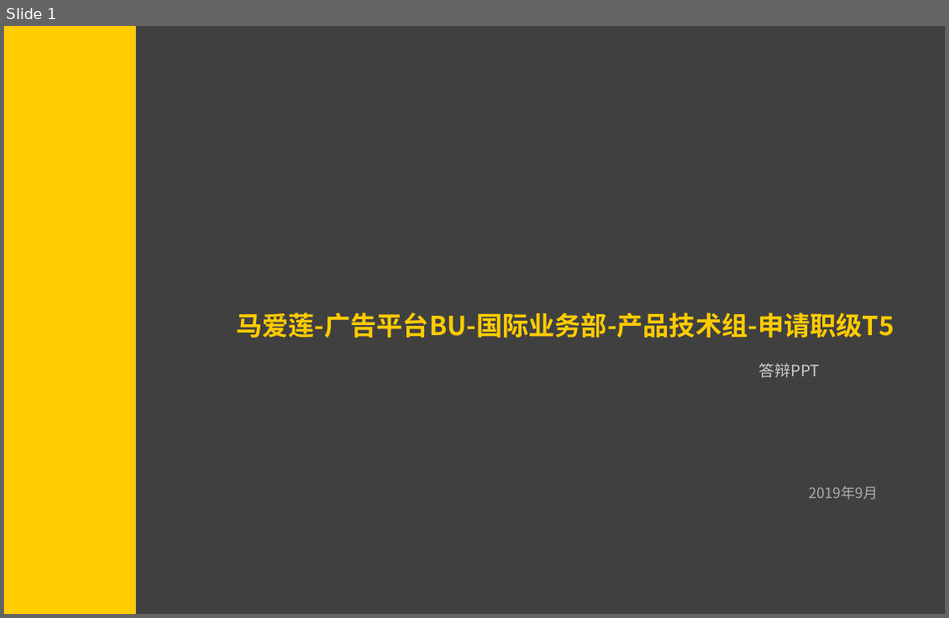
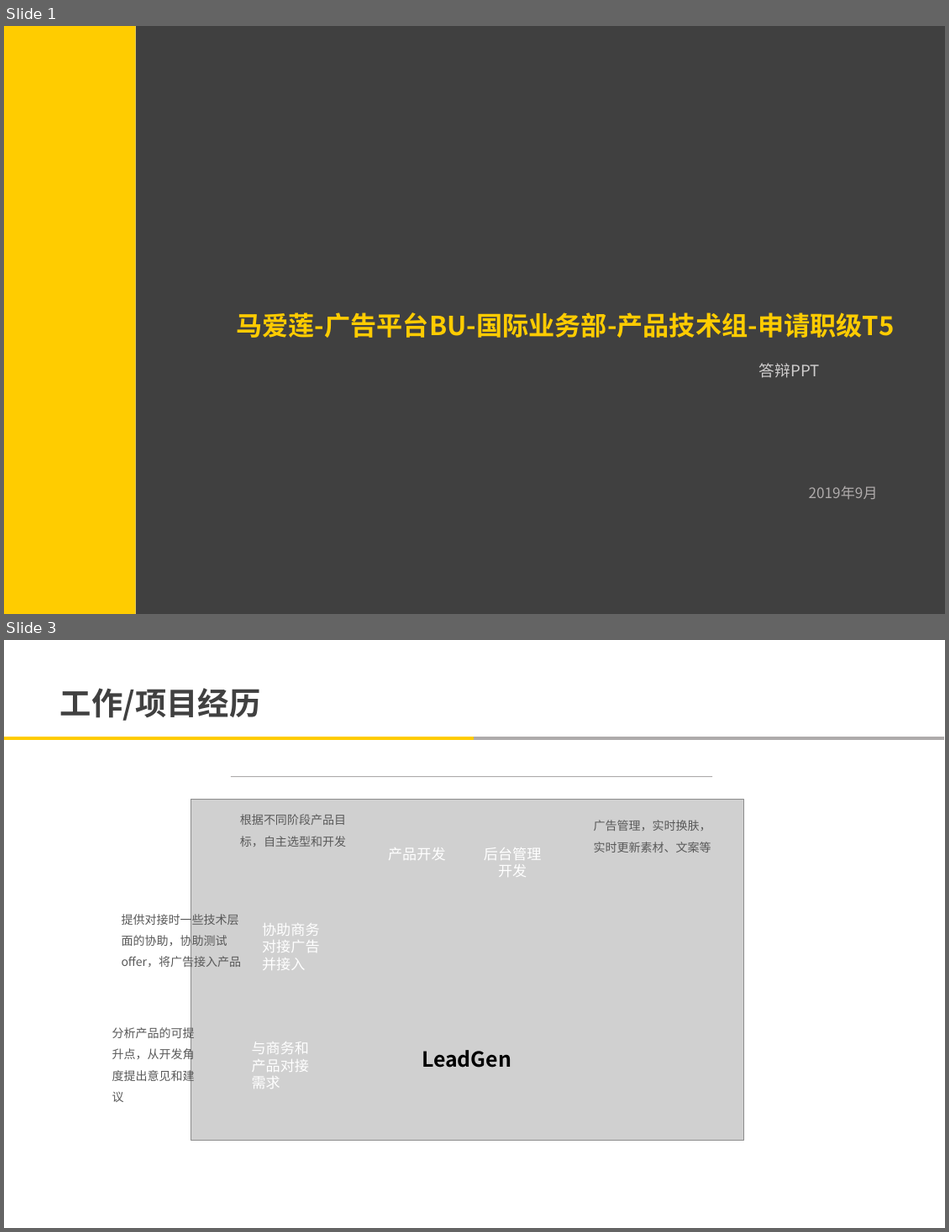
Before and after one commit to yian529/elaine, a slide deck: 申请/马爱莲-广告平台BU-国际业务部-产品技术组-申请职级T5.pptx. Shown one above the other, each under a label of ours: slide 1 before the commit, slides 1 and 3 after it; the slides between them are not shown. The pictures are 949x618 and 949x1232 pixels, drawn with LibreOffice and Linux fonts; fonts in the diff are those of the drawing; grey boxes stand for pictures; background and template pictures are left out. Boxes give left, top, right and bottom in pixels: in the first picture for what was removed or moved away, otherwise in the second. Text is boxed around its words. In the diff, an @@ line names an element or a change of style, - is before the commit and + after.

```diff
--- a/申请/马爱莲-广告平台BU-国际业务部-产品技术组-申请职级T5.pptx
+++ b/申请/马爱莲-广告平台BU-国际业务部-产品技术组-申请职级T5.pptx
@@ slide 3 added at <box>4,640,945,1228</box>, background #FFFFFF @@
@@ text added at <box>60,688,260,721</box>, 24 pt, text #404040, bold @@
+工作/项目经历
@@ line added from (4, 739) to (478, 739), #FFCC00 3 pt @@
@@ line added from (474, 739) to (944, 739), #AEABAB 3 pt @@
@@ line added from (231, 776) to (712, 776), #AEABAB 0.75 pt @@
@@ group added at <box>112,799,744,1140</box>: 8 texts, 1 picture @@
+与商务和产品对接需求
+产品开发
+协助商务对接广告并接入
+后台管理开发
+分析产品的可提升点，从开发角度提出意见和建议
+根据不同阶段产品目标，自主选型和开发
+提供对接时一些技术层面的协助，协助测试offer，将广告接入产品
+广告管理，实时换肤，实时更新素材、文案等
@@ text added at <box>421,1050,511,1068</box>, 16 pt, text #000000, bold @@
+LeadGen
```
Also in this commit, not shown: 3 slides changed, 2 other slides added, 1 slide removed, 5 other files.
